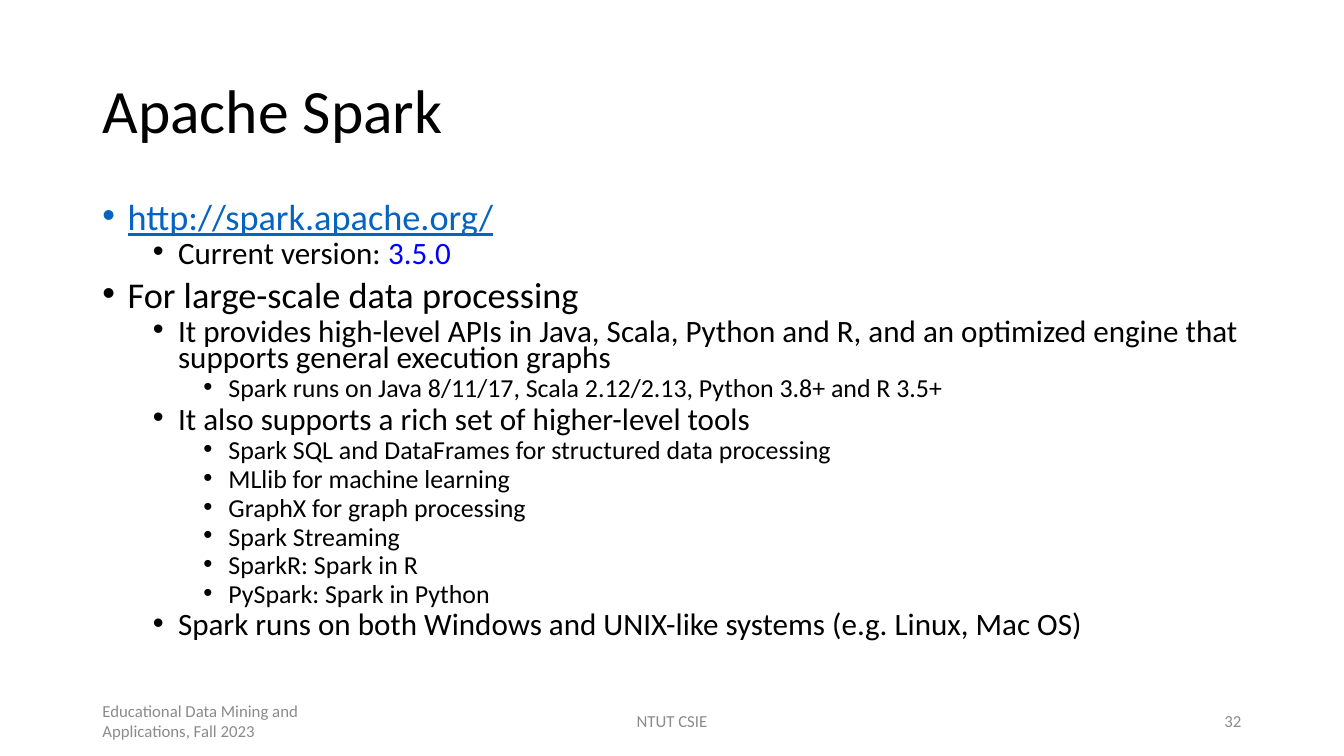
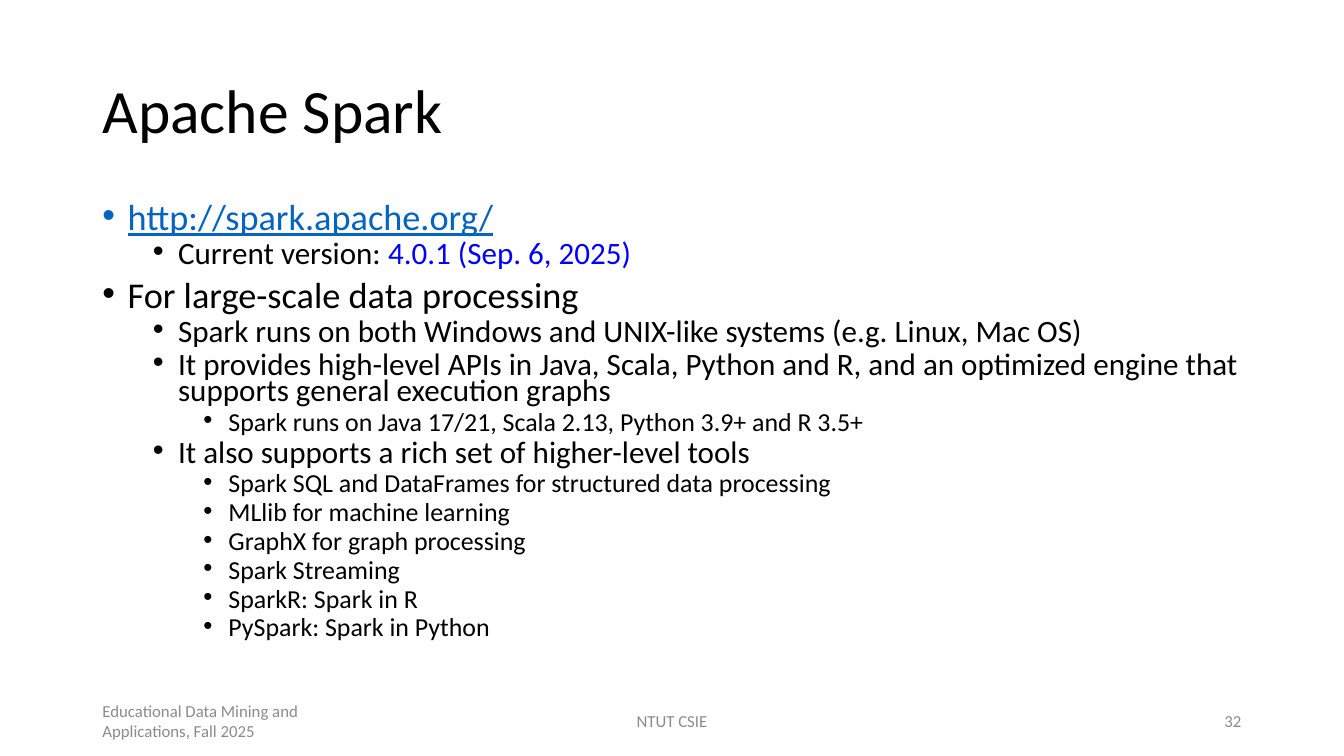
Before and after one commit to chriswjh/chriswjh.github.io, a slide deck: slide 32 of EDM/distributed_platforms.pptx. Drawn at 1344x756 pixels with LibreOffice and Linux fonts; fonts in the diff are those of the drawing. Boxes give left, top, right and bottom in pixels: in the first picture for what was removed or moved away, otherwise in the second. Text is boxed around its words. In the diff, an @@ line names an element or a change of style, - is before the commit and + after.

```diff
--- a/EDM/distributed_platforms.pptx
+++ b/EDM/distributed_platforms.pptx
@@ text at box(178, 241, 631, 269): text changed; text colour #000000 to #0000FF @@
-  • Current version: 3.5.0
+  • Current version: 4.0.1 (Sep. 6, 2025)
@@ text at box(178, 319, 1081, 348): paragraph added @@
+  • Spark runs on both Windows and UNIX-like systems (e.g. Linux, Mac OS)
@@ text at box(228, 413, 863, 436): text changed @@
-    • Spark runs on Java 8/11/17, Scala 2.12/2.13, Python 3.8+ and R 3.5+
+    • Spark runs on Java 17/21, Scala 2.13, Python 3.9+ and R 3.5+
@@ text at box(178, 612, 1081, 641): paragraph removed @@
-  • Spark runs on both Windows and UNIX-like systems (e.g. Linux, Mac OS)
@@ text at box(102, 705, 298, 740): text changed @@
-Educational Data Mining and Applications, Fall 2023
+Educational Data Mining and Applications, Fall 2025
```
Also in this commit, not shown: 44 other slides changed, 2 slides added, 1 other file.
